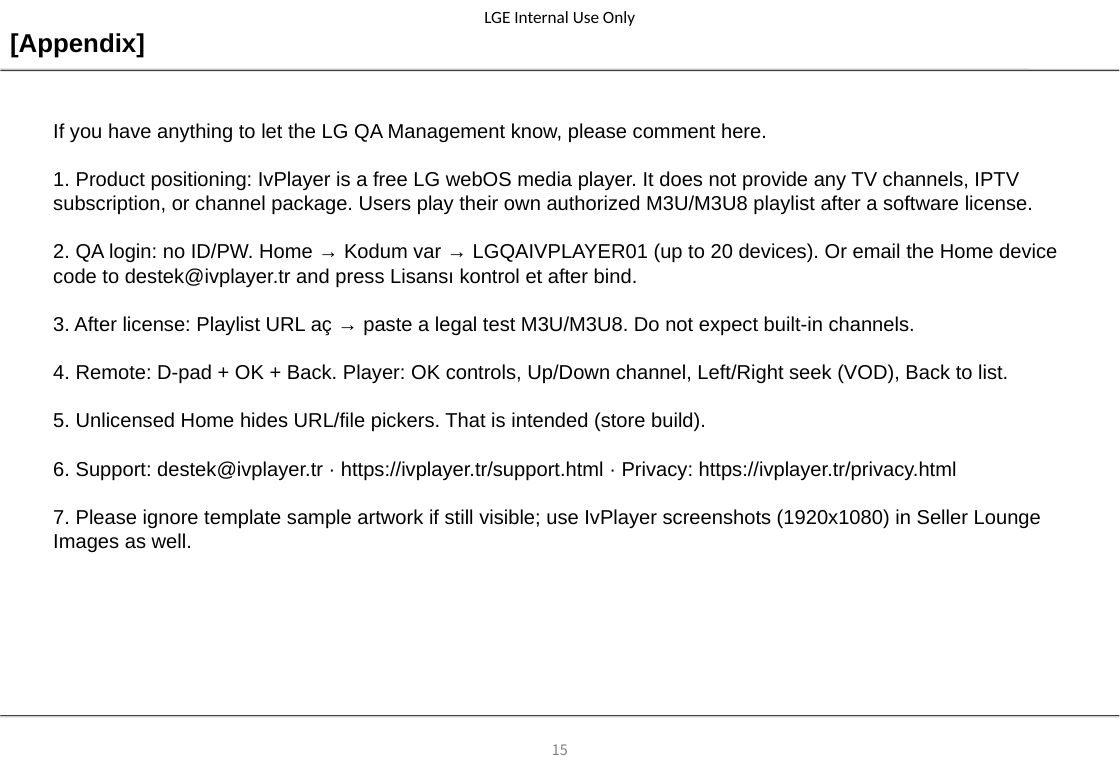
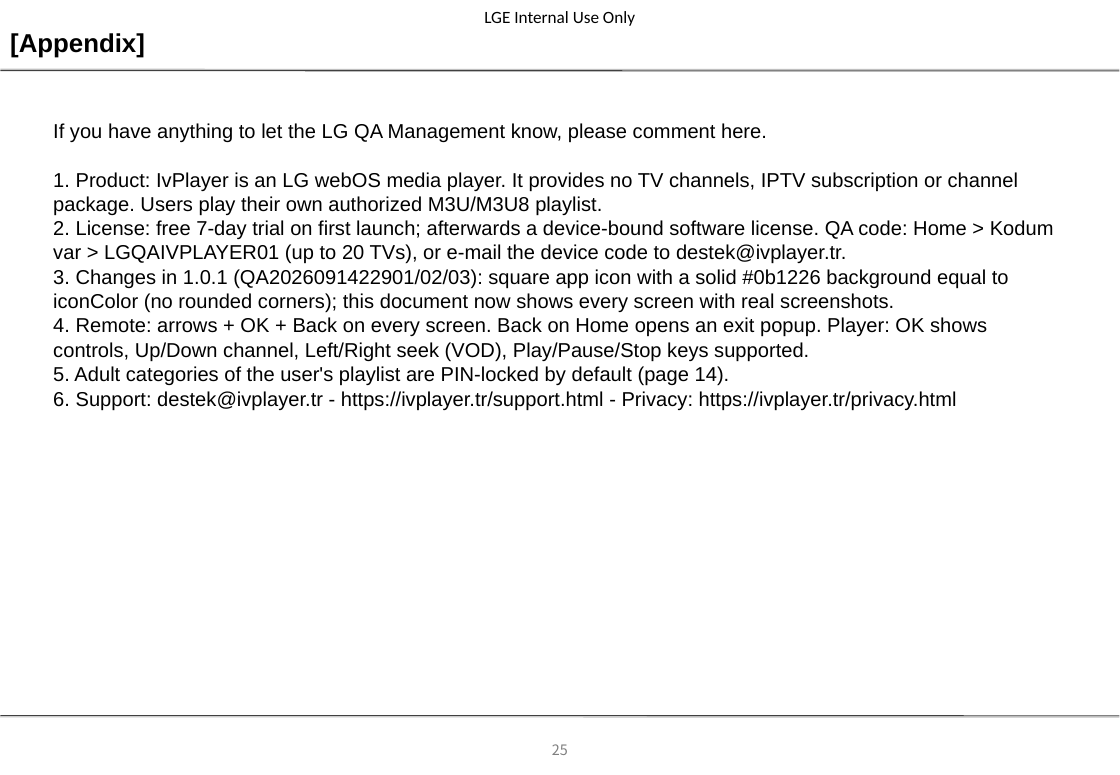
Before and after one commit to zhenon10/StreamBox, a slide deck: slide 25 of docs/lg-content-store/IvPlayer-UX-Scenario-4.4.ppt (slide 15 before the commit). Drawn at 1120x775 pixels with LibreOffice and Linux fonts; fonts in the diff are those of the drawing; background and template pictures are left out. Boxes give left, top, right and bottom in pixels: in the first picture for what was removed or moved away, otherwise in the second. Text is boxed around its words. In the diff, an @@ line names an element or a change of style, - is before the commit and + after.

```diff
--- a/docs/lg-content-store/IvPlayer-UX-Scenario-4.4.ppt
+++ b/docs/lg-content-store/IvPlayer-UX-Scenario-4.4.ppt
@@ text at [53,172,1054,410]: text changed @@
-1. Product positioning: IvPlayer is a free LG webOS media player. It does not provide any TV channels, IPTV subscription, or channel package. Users play their own authorized M3U/M3U8 playlist after a software license.
-2. QA login: no ID/PW. Home → Kodum var → LGQAIVPLAYER01 (up to 20 devices). Or email the Home device code to destek@ivplayer.tr and press Lisansı kontrol et after bind.
-3. After license: Playlist URL aç → paste a legal test M3U/M3U8. Do not expect built-in channels.
-4. Remote: D-pad + OK + Back. Player: OK controls, Up/Down channel, Left/Right seek (VOD), Back to list.
-5. Unlicensed Home hides URL/file pickers. That is intended (store build).
-6. Support: destek@ivplayer.tr · https://ivplayer.tr/support.html · Privacy: https://ivplayer.tr/privacy.html
-7. Please ignore template sample artwork if still visible; use IvPlayer screenshots (1920x1080) in Seller Lounge Images as well.
+1. Product: IvPlayer is an LG webOS media player. It provides no TV channels, IPTV subscription or channel package. Users play their own authorized M3U/M3U8 playlist.
+2. License: free 7-day trial on first launch; afterwards a device-bound software license. QA code: Home > Kodum var > LGQAIVPLAYER01 (up to 20 TVs), or e-mail the device code to destek@ivplayer.tr.
+3. Changes in 1.0.1 (QA2026091422901/02/03): square app icon with a solid #0b1226 background equal to iconColor (no rounded corners); this document now shows every screen with real screenshots.
+4. Remote: arrows + OK + Back on every screen. Back on Home opens an exit popup. Player: OK shows controls, Up/Down channel, Left/Right seek (VOD), Play/Pause/Stop keys supported.
+5. Adult categories of the user's playlist are PIN-locked by default (page 14).
+6. Support: destek@ivplayer.tr - https://ivplayer.tr/support.html - Privacy: https://ivplayer.tr/privacy.html
@@ page number at [552,744,568,755]: text changed @@
-15
+25
```
Also in this commit, not shown: 11 other slides changed, 13 slides added, 3 slides removed.
